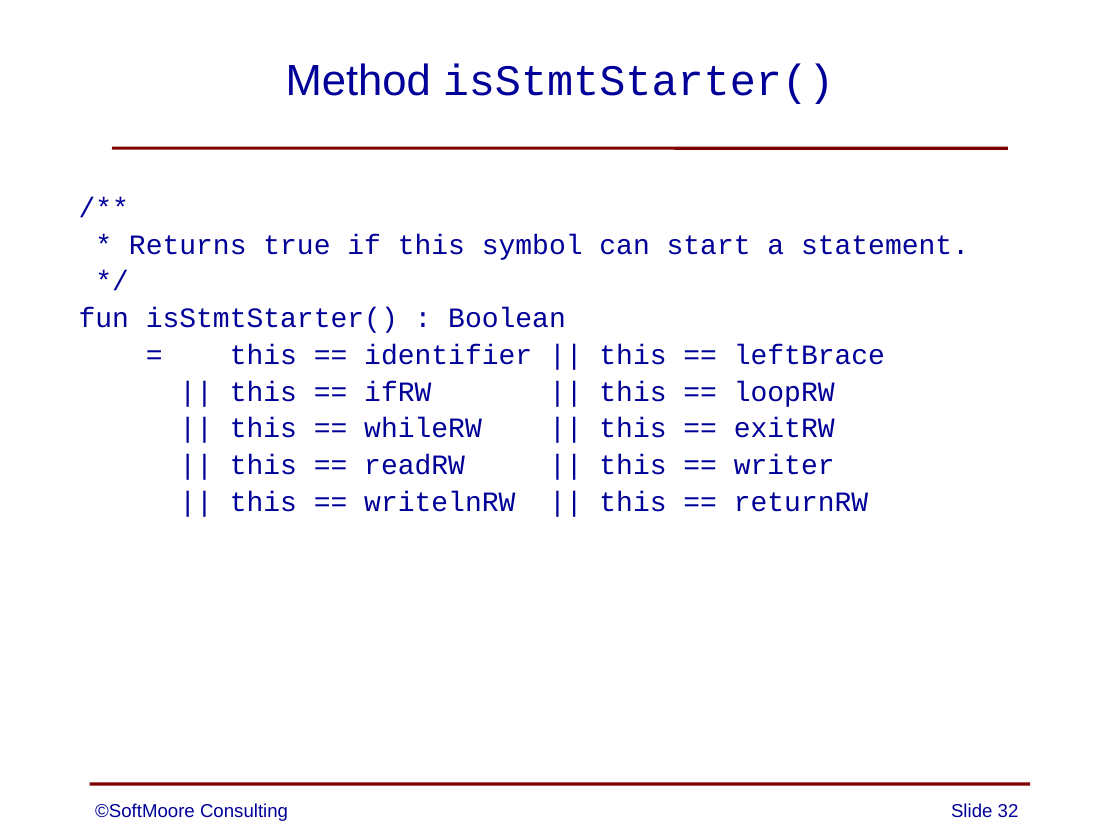
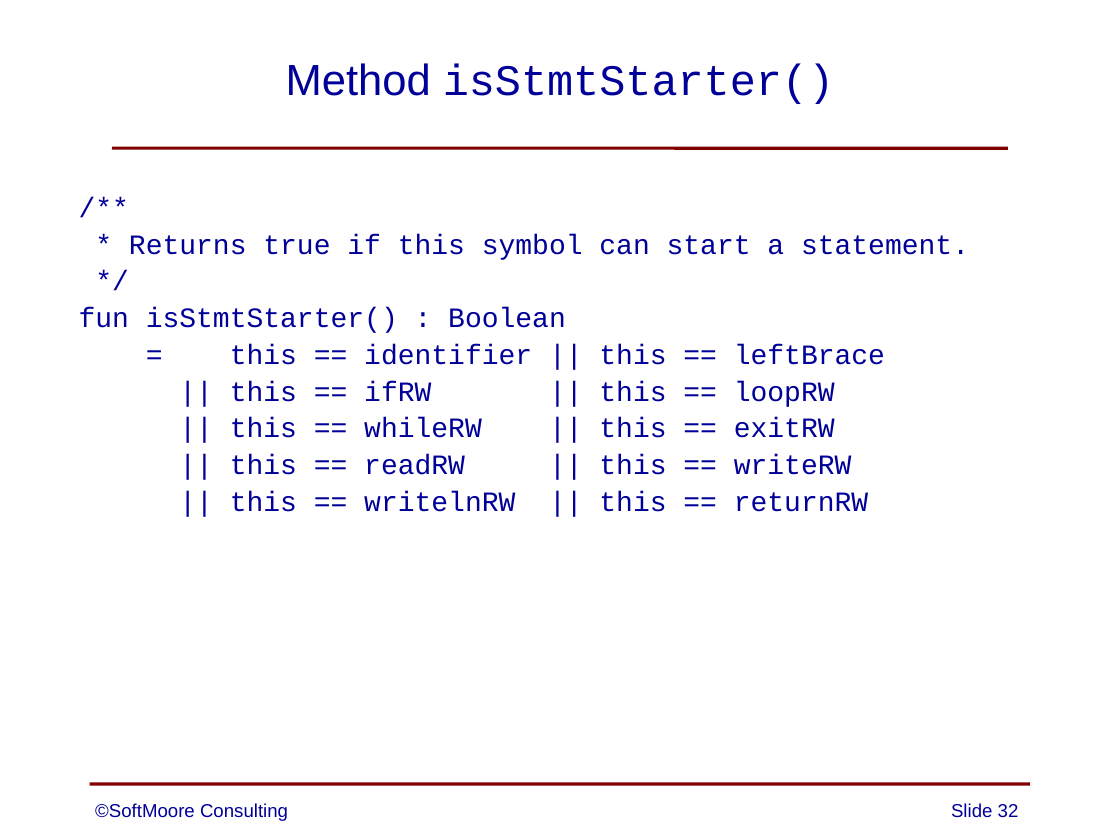
Before and after one commit to SoftMoore/CPRL-Kt-2nd, a slide deck: slide 32 of PowerPoints/06 - Syntax Analysis.pptx. Drawn at 1120x840 pixels with LibreOffice and Linux fonts; fonts in the diff are those of the drawing. Boxes give left, top, right and bottom in pixels: in the first picture for what was removed or moved away, otherwise in the second. Text is boxed around its words. In the diff, an @@ line names an element or a change of style, - is before the commit and + after.

```diff
--- a/PowerPoints/06 - Syntax Analysis.pptx
+++ b/PowerPoints/06 - Syntax Analysis.pptx
@@ text at bbox=[230, 454, 852, 475]: text changed @@
-|| this == readRW || this == writer
+|| this == readRW || this == writeRW
```
Also in this commit, not shown: 4 other slides changed, 1 slide added, 1 slide removed.
